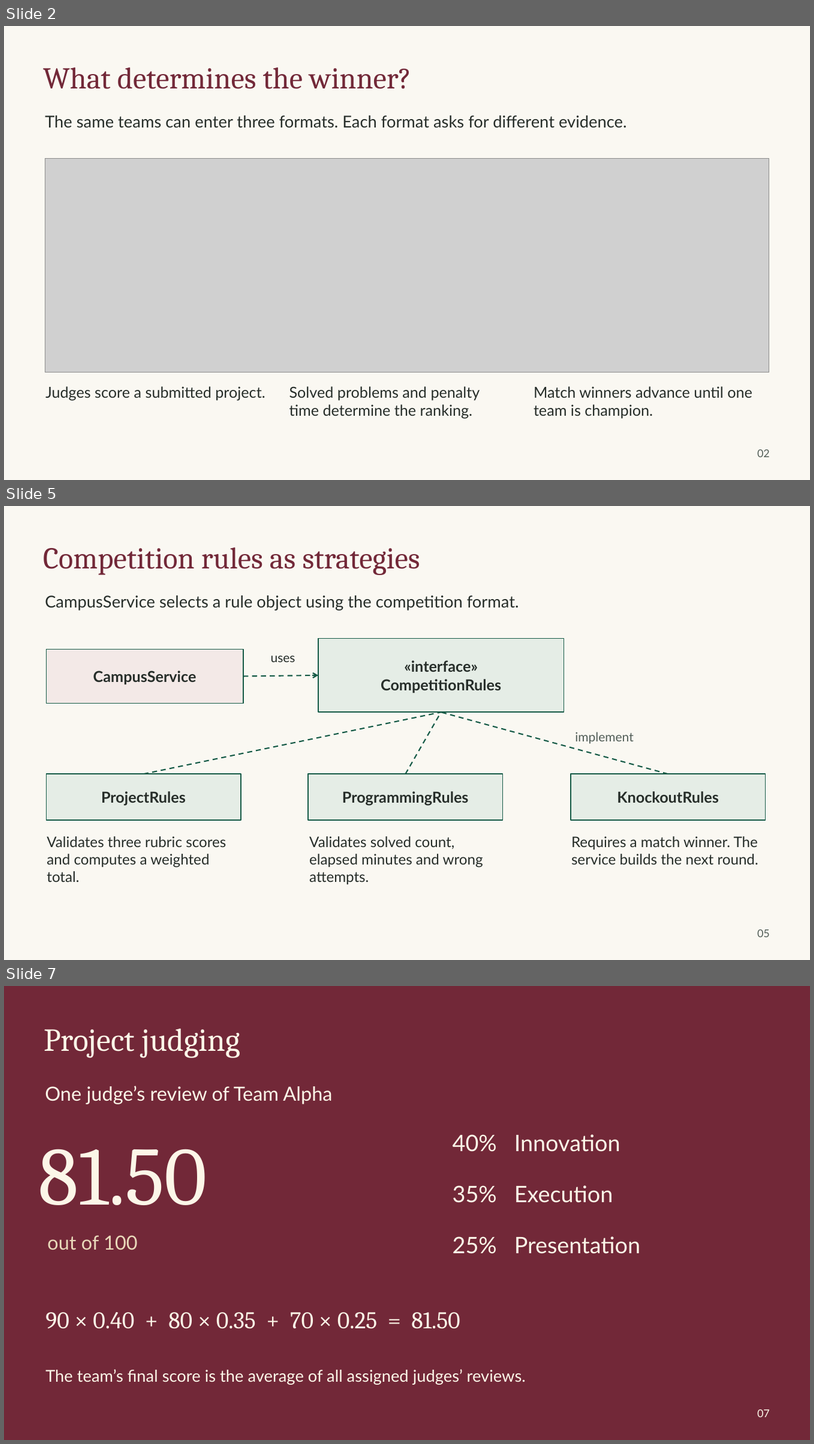
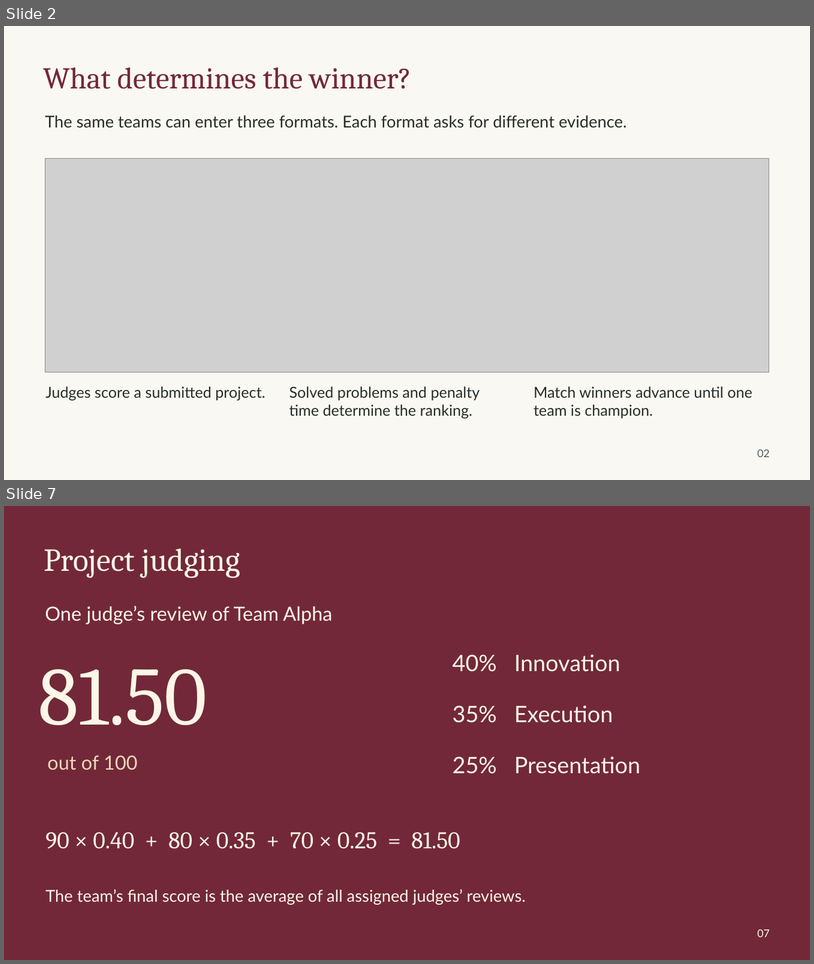
Before and after one commit to V1R3S/OOAD_CCMS, a slide deck: output/presentation/CCMS-OOAD-presentation.pptx. Shown one above the other, each under a label of ours: slides 2, 5 and 7 before the commit, slides 2 and 7 after it; the slides between them are not shown. The pictures are 814x1444 and 814x964 pixels, drawn with LibreOffice and Linux fonts; fonts in the diff are those of the drawing; grey boxes stand for pictures. Boxes give left, top, right and bottom in pixels: in the first picture for what was removed or moved away, otherwise in the second. Text is boxed around its words. In the diff, an @@ line names an element or a change of style, - is before the commit and + after.

```diff
--- a/output/presentation/CCMS-OOAD-presentation.pptx
+++ b/output/presentation/CCMS-OOAD-presentation.pptx
@@ slide 5 removed at <box>4,506,810,960</box>, background #FAF8F2 @@
@@ text removed at <box>43,547,420,575</box> @@
-Competition rules as strategies
@@ text removed at <box>45,595,519,610</box> @@
-CampusService selects a rule object using the competition format.
@@ rectangle removed at <box>47,649,243,703</box> @@
-CampusService
@@ rectangle removed at <box>318,639,564,712</box> @@
-«interface»
-CompetitionRules
@@ text removed at <box>271,655,296,662</box> @@
-uses
@@ arrow removed from (243, 676) to (318, 675) @@
@@ line removed from (144, 774) to (441, 712) @@
@@ line removed from (405, 774) to (441, 712) @@
@@ line removed from (668, 774) to (441, 712) @@
@@ text removed at <box>575,732,633,744</box> @@
-implement
@@ rectangle removed at <box>47,774,241,820</box> @@
-ProjectRules
@@ rectangle removed at <box>308,774,503,820</box> @@
-ProgrammingRules
@@ rectangle removed at <box>572,774,766,820</box> @@
-KnockoutRules
@@ text removed at <box>47,836,226,882</box> @@
-Validates three rubric scores and computes a weighted total.
@@ text removed at <box>309,836,483,884</box> @@
-Validates solved count, elapsed minutes and wrong attempts.
@@ text removed at <box>572,836,759,864</box> @@
-Requires a match winner. The service builds the next round.
@@ text removed at <box>758,929,770,937</box> @@
-05
```
Also in this commit, not shown: 9 slides added, 4 other slides removed, 3 other files.
